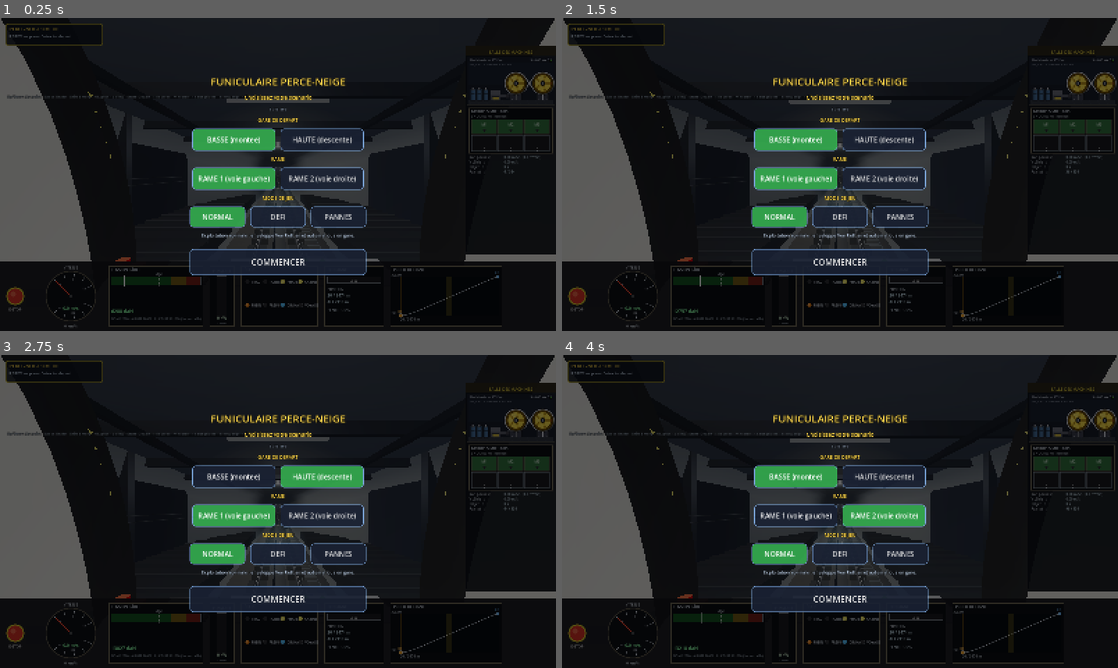
Above: before the commit, frames 1-4 (two rows, left to right).
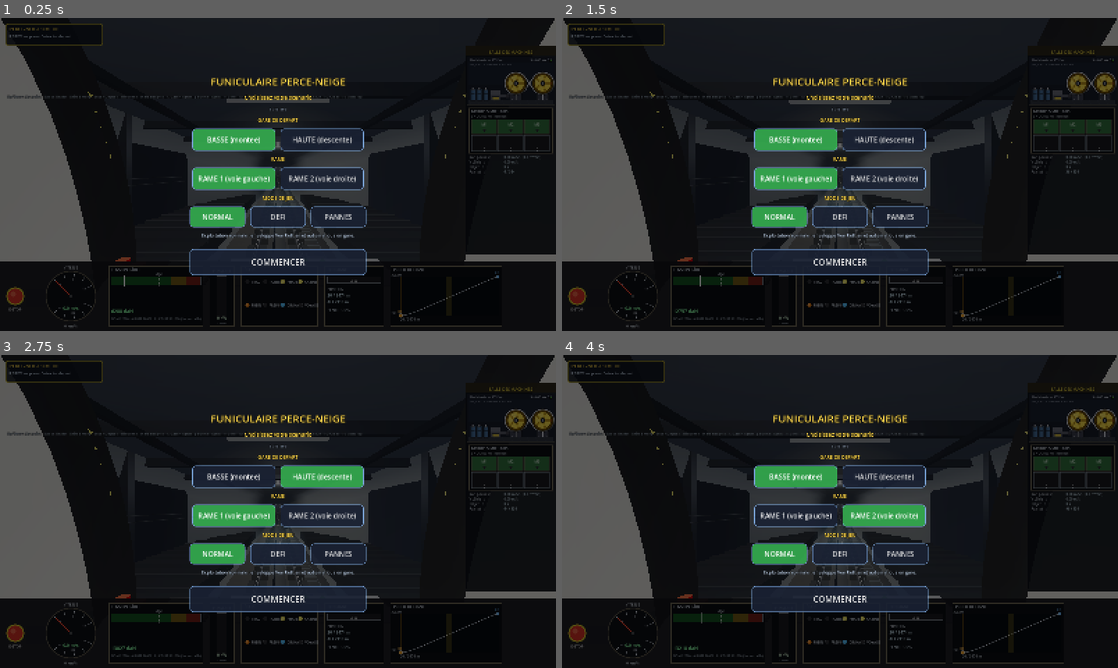
Above: after the commit, the same moments.

Repository: ARP273-ROSE/perce-neige-sim
Game: Godot game, scene res://scenes/main.tscn
Two runs of this game, one before a commit and one after it. Both use one fixed random seed, a clock stepped at 60 frames per second and the inputs below. Sound files missing from this copy of the repository are replaced by a short silence.
Inputs:
- Up to frame 1 (0.25 s): no input
- Up to frame 2 (1.5 s): click "NORMAL" at 0.5 s; click "NORMAL" at 1.25 s
- Up to frame 3 (2.75 s): click "BASSE (montee)" at 2 s
- Up to frame 4 (4 s): click "HAUTE (descente)" at 2.75 s; click "RAME 1 (voie gauche)" at 3.5 s

The runs differ from the first frame. In frame 1, less than 0.1% of the frame differs, in the area x 17-65%, y 24-26%; in frame 2, less than 0.1%; in frame 3, less than 0.1%; in frame 4, less than 0.1%.

Commit message:
v1.15.44 — éclairage du tunnel (J), boutons rangés par thème, séquence auto
- Touche J / boutons ÉCL. TUNNEL (PC) et TUNNEL (PWA) : néons, tubes,
  ambiance et brouillard coupés ; relayé du PC à la vue 3D.
- Pupitre PC en rangées thématiques (sécurité, éclairage, exploitation,
  vues, système) ; ÉCL. CABINE / VUE CABINE ne se confondent plus.
- PWA : blocs conduite / lumières / affichage, bouton CABINE (touche C),
  lumières vertes quand allumées, rangée ancrée à droite.
- Séquence auto : passage en auto après un trajet manuel → demi-tour avant
  l'embarquement (plus de départ fantôme vers la gare d'arrivée) ; test.

Diff:
--- a/godot_project/scripts/hud.gd
+++ b/godot_project/scripts/hud.gd
@@ -94,8 +94,8 @@
 	_help_label = Label.new()
 	_help_label.visible = not DisplayServer.is_touchscreen_available()
 	_help_label.text = _t(
-		"Up/Down Setpoint · Space Brake · Shift Emerg · H Lights · V View · Enter Depart · I Reverse · M Mode · F Fault picker · R New trip · F1 Fault · F2 Clear · F3 Auto-op",
-		"Haut/Bas Consigne · Espace Frein · Shift Urgence · H Phares · V Vue · Entrée Départ · I Inverser · M Mode · F Choisir panne · R Nouveau voyage · F1 Panne · F2 Clear · F3 Auto-exploit"
+		"Up/Down Setpoint · Space Brake · Shift Emerg · Enter Depart · I Reverse · H Headlights · C Cabin lights · J Tunnel lights · V View · M Mode · F Fault picker · R New trip · F1 Fault · F2 Clear · F3 Auto-op",
+		"Haut/Bas Consigne · Espace Frein · Shift Urgence · Entrée Départ · I Inverser · H Phares · C Éclairage cabine · J Éclairage tunnel · V Vue · M Mode · F Choisir panne · R Nouveau voyage · F1 Panne · F2 Clear · F3 Auto-exploit"
 	)
 	_help_label.position = Vector2(20, 218)
 	_help_label.size = Vector2(1560, 22)
--- a/godot_project/scripts/main.gd
+++ b/godot_project/scripts/main.gd
@@ -60,6 +60,14 @@
 var _physics_accum: float = 0.0
 var _paused: bool = false
 var _light_cull_accum: float = 999.0   # force un 1er culling dès la frame 1
+# Éclairage du tunnel (touche J, bouton TUNNEL, ou le sim PC) — demande du
+# 03/10/2026 : « rajoute l'option de couper tous les éclairages du tunnel ».
+var tunnel_lights_on: bool = true
+var _env: Environment = null
+const AMBIENT_ON: float = 0.40
+const AMBIENT_OFF: float = 0.03       # nuit noire : seuls phares et gares éclairent
+const FOG_LIGHT_ON: float = 1.0
+const FOG_LIGHT_OFF: float = 0.05     # le brouillard ne doit pas « éclairer » le fond
 
 # Contrôles
 var speed_cmd_rate: float = 0.4    # variation par seconde du setpoint
@@ -150,6 +158,34 @@
 	print("[PerceNeige3D] Ready.")
 
 
+## Allume ou coupe tout l'éclairage du tunnel (néons et leurs tubes). Pour
+## une vraie nuit, la lumière ambiante et la teinte du brouillard baissent
+## aussi : il ne reste que les phares, l'éclairage des gares, de la salle
+## des machines et de la cabine.
+func set_tunnel_lights(on: bool) -> void:
+	tunnel_lights_on = on
+	if lights != null:
+		lights.set_enabled(on)
+		if on:
+			_light_cull_accum = 999.0      # rallumage dès l'image suivante
+	if _env != null:
+		_env.ambient_light_energy = AMBIENT_ON if on else AMBIENT_OFF
+		_env.fog_light_energy = FOG_LIGHT_ON if on else FOG_LIGHT_OFF
+	print("[Tunnel] éclairage %s" % ["allumé" if on else "coupé"])
+
+
+func toggle_tunnel_lights() -> void:
+	set_tunnel_lights(not tunnel_lights_on)
+
+
+## Éclairage intérieur de la cabine (touche C, bouton CABINE) — comme le PC.
+func toggle_cabin_lights() -> void:
+	if physics == null:
+		return
+	physics.lights_cabin = not physics.lights_cabin
+	print("[Cabine] éclairage %s" % ["allumé" if physics.lights_cabin else "éteint"])
+
+
 # Diagnostic de performance : --masquer=hud,cabin,lights,voie/Nom… cache des
 # groupes pour mesurer ce qu'ils coûtent dans l'export Web réel (banc
 # tests/web_perf.py, Chromium sur GPU).
@@ -473,7 +509,7 @@
 	# --- Ambient : modéré (tunnel doit rester lisible sans être un faisceau aveuglant) ---
 	env.ambient_light_source = Environment.AMBIENT_SOURCE_SKY
 	env.ambient_light_color = Color(0.45, 0.50, 0.60)
-	env.ambient_light_energy = 0.40
+	env.ambient_light_energy = AMBIENT_ON
 	env.ambient_light_sky_contribution = 0.3
 
 	# --- SDFGI (global illumination) -------------------------------------
@@ -522,6 +558,7 @@
 	env.adjustment_contrast = 1.05
 	env.adjustment_saturation = 1.05
 
+	_env = env
 	var we: WorldEnvironment = WorldEnvironment.new()
 	we.name = "WorldEnvironment"
 	we.environment = env
@@ -837,6 +874,10 @@
 			else:
 				print("[R] ignoré — trajet en cours (R sert après une collision "
 					+ "ou une panne catastrophique)")
+		elif event.keycode == KEY_J:
+			toggle_tunnel_lights()
+		elif event.keycode == KEY_C:
+			toggle_cabin_lights()
 		elif event.keycode == KEY_O and cabin != null:
 			# Cycle cabine → extérieure → salle des machines (aussi piloté
 			# par la touche O du sim PC via le state dict "view3d").
--- a/godot_project/scripts/state_receiver.gd
+++ b/godot_project/scripts/state_receiver.gd
@@ -139,6 +139,11 @@
 	physics.lights_head = _b(d, "lights_head", physics.lights_head)
 	physics.lights_cabin = _b(d, "lights_cabin", physics.lights_cabin)
 	physics.emergency = _b(d, "emergency", physics.emergency)
+	# Éclairage du tunnel commandé par le sim PC (touche J)
+	if d.has("tunnel_lights") and main != null and main.has_method("set_tunnel_lights"):
+		var tl: bool = _b(d, "tunnel_lights", true)
+		if tl != bool(main.tunnel_lights_on):
+			main.set_tunnel_lights(tl)
 	# Câble rompu (PC, mode Défi ou panne) : sans ce relais, la 3D
 	# laissait le câble intact, l'autre rame continuer en miroir et la
 	# machinerie suivre la rame qui dévale (retour du 01/10). La position
--- a/godot_project/scripts/touch_controls.gd
+++ b/godot_project/scripts/touch_controls.gd
@@ -26,6 +26,9 @@
 var _b_mode: Button = null           # bascule NORMAL / DEFI / PANNES
 var _b_fault: Button = null
 var _b_restart: Button = null        # NOUVEAU VOYAGE après une catastrophe
+var _b_tunnel: Button = null         # éclairage du tunnel (enfoncé = allumé)
+var _b_lights: Button = null         # phares (enfoncé = allumés)
+var _b_cabin: Button = null          # éclairage cabine (enfoncé = allumé)
 
 # Libellé du bouton MODE selon le mode courant (sans accent : police par
 # défaut des exports mobiles).
@@ -80,6 +83,15 @@
 		_b_mode.text = MODE_LABEL.get(mode, "MODE")
 	if _b_fault != null:
 		_b_fault.text = "PANNES" if mode == "panne" else "PANNE"
+	# reflet des trois éclairages (clavier H / C / J, automate ou sim PC) :
+	# enfoncé = allumé
+	if _b_tunnel != null:
+		_b_tunnel.set_pressed_no_signal(bool(_main.tunnel_lights_on))
+	if _main.physics != null:
+		if _b_lights != null:
+			_b_lights.set_pressed_no_signal(bool(_main.physics.lights_head))
+		if _b_cabin != null:
+			_b_cabin.set_pressed_no_signal(bool(_main.physics.lights_cabin))
 	# Après une panne catastrophique, rame immobilisée : sans clavier il
 	# n'y avait AUCUN moyen de relancer un voyage (retour d'essai iPad
 	# 2026-09-27) — le bouton NOUVEAU VOYAGE apparaît au centre. (Après une
@@ -139,6 +151,14 @@
 	b.button_up.connect(func() -> void: Input.action_release(action))
 
 
+## Espace entre deux blocs de boutons d'une même rangée.
+func _spacer(w: float) -> Control:
+	var c: Control = Control.new()
+	c.custom_minimum_size = Vector2(w, 1)
+	c.mouse_filter = Control.MOUSE_FILTER_IGNORE
+	return c
+
+
 func _build() -> void:
 	var root: Control = Control.new()
 	root.name = "TouchRoot"
@@ -220,10 +240,20 @@
 	# en gare. L'automate détecte la séquence lancée et embraye (cf.
 	# AutoOperator.WAITING_AT_STATION). → volontairement PAS dans _drive_buttons.
 
-	# --- Rangée haut-droite : boutons secondaires -------------------------
+	# --- Rangée haut-droite : boutons secondaires, PAR BLOCS -------------
+	# (demande du 2026-10-03 : « mets tout ce qui se rapporte aux lumières
+	# ensemble, fais un tri des boutons pour que tout soit cohérent ») :
+	#   conduite : INVERSER, AUTO | lumières : PHARES, CABINE, TUNNEL |
+	#   affichage et son : VUE, ANNONCES
+	# Les trois boutons de lumière sont des bascules : enfoncés = allumé.
 	var top: HBoxContainer = HBoxContainer.new()
 	top.set_anchors_preset(Control.PRESET_TOP_RIGHT)
-	top.position = Vector2(-4 - 6 * 112, 10)
+	# ancrée par son bord DROIT et grandissant vers la gauche : la largeur
+	# réelle dépend du texte des boutons (ANNONCES débordait de l'écran)
+	top.grow_horizontal = Control.GROW_DIRECTION_BEGIN
+	top.offset_right = -6.0
+	top.offset_left = -6.0
+	top.offset_top = 10.0
 	top.add_theme_constant_override("separation", 10)
 	root.add_child(top)
 
@@ -237,23 +267,6 @@
 		if _main != null:
 			_main.do_reverse())
 	top.add_child(b_rev)
-
-	var b_lights: Button = _mk_button("PHARES", "Phares avant")
-	b_lights.custom_minimum_size = Vector2(102, 56)
-	_bind_tap(b_lights, "toggle_headlights")
-	top.add_child(b_lights)
-
-	var b_view: Button = _mk_button("VUE", "Vue cabine → extérieure → salle des machines")
-	b_view.custom_minimum_size = Vector2(102, 56)
-	_bind_tap(b_view, "toggle_view")
-	top.add_child(b_view)
-
-	# ANNONCES : ouvre/ferme le menu des annonces audio à diffuser à la
-	# demande (appel direct du système d'annonces, pas de synthèse clavier).
-	var b_ann: Button = _mk_button("ANNONCES", "Diffuser une annonce audio")
-	b_ann.custom_minimum_size = Vector2(120, 56)
-	b_ann.pressed.connect(_toggle_announce_menu)
-	top.add_child(b_ann)
 
 	# AUTO : appel DIRECT du jeu (pas de synthèse clavier — plus fiable
 	# sur web) ; vrai bouton à bascule, vert quand l'exploitation
@@ -267,6 +280,45 @@
 		if _main != null and _main.auto_operator != null:
 			_main.auto_operator.toggle())
 	top.add_child(_b_auto)
+
+	top.add_child(_spacer(14))
+
+	_b_lights = _mk_button("PHARES", "Phares avant (touche H) — enfoncé = allumés")
+	_b_lights.custom_minimum_size = Vector2(102, 56)
+	_b_lights.toggle_mode = true
+	_bind_tap(_b_lights, "toggle_headlights")
+	top.add_child(_b_lights)
+
+	_b_cabin = _mk_button("CABINE", "Éclairage de la cabine (touche C) — enfoncé = allumé")
+	_b_cabin.custom_minimum_size = Vector2(102, 56)
+	_b_cabin.toggle_mode = true
+	_b_cabin.pressed.connect(func() -> void:
+		if _main != null:
+			_main.toggle_cabin_lights())
+	top.add_child(_b_cabin)
+
+	# TUNNEL : coupe / rallume tout l'éclairage du tunnel (touche J)
+	_b_tunnel = _mk_button("TUNNEL", "Éclairage du tunnel (touche J) — enfoncé = allumé")
+	_b_tunnel.custom_minimum_size = Vector2(102, 56)
+	_b_tunnel.toggle_mode = true
+	_b_tunnel.pressed.connect(func() -> void:
+		if _main != null:
+			_main.toggle_tunnel_lights())
+	top.add_child(_b_tunnel)
+
+	top.add_child(_spacer(14))
+
+	var b_view: Button = _mk_button("VUE", "Vue cabine → extérieure → salle des machines")
+	b_view.custom_minimum_size = Vector2(102, 56)
+	_bind_tap(b_view, "toggle_view")
+	top.add_child(b_view)
+
+	# ANNONCES : ouvre/ferme le menu des annonces audio à diffuser à la
+	# demande (appel direct du système d'annonces, pas de synthèse clavier).
+	var b_ann: Button = _mk_button("ANNONCES", "Diffuser une annonce audio")
+	b_ann.custom_minimum_size = Vector2(120, 56)
+	b_ann.pressed.connect(_toggle_announce_menu)
+	top.add_child(b_ann)
 
 	# PANNE : isolé en HAUT-GAUCHE, loin d'AUTO — un doigt qui ratait
 	# AUTO déclenchait une panne (dont l'annonce « évacuation », retour
--- a/godot_project/scripts/tunnel_lights.gd
+++ b/godot_project/scripts/tunnel_lights.gd
@@ -27,6 +27,10 @@
 
 var tunnel: TunnelBuilder = null
 var _lights: Array = []   # paires [OmniLight3D, s_m] pour le culling
+# Interrupteur général (demande du 03/10/2026 : « l'option de couper tous
+# les éclairages du tunnel ») : éteint les sources ET le tube émissif.
+var enabled: bool = true
+var _neon_mat_on: StandardMaterial3D = null
 
 
 func _ready() -> void:
@@ -53,6 +57,7 @@
 	neon_mat.emission = neon_color
 	neon_mat.emission_energy_multiplier = 4.0
 	neon_mat.shading_mode = BaseMaterial3D.SHADING_MODE_UNSHADED
+	_neon_mat_on = neon_mat
 
 	# Tube ÉTEINT : un néon sur deux — retour d'exploitation 2026-07 : le
 	# tunnel est éclairé uniformément TOUT DU LONG (pas de zones sombres),
@@ -106,9 +111,23 @@
 		var ls: float = entry[1]
 		var d: float = minf(absf(ls - s_cabin), absf(ls - s_ghost))
 		var k: float = clampf((cull - d) / LIGHT_FADE_M, 0.0, 1.0)
-		light.visible = k > 0.01
+		light.visible = enabled and k > 0.01
 		if light.visible:
 			light.light_energy = light_energy * k
+
+
+## Allume ou coupe tout l'éclairage du tunnel : sources lumineuses ET
+## tubes (le matériau émissif est partagé par tous les tubes allumés).
+func set_enabled(on: bool) -> void:
+	enabled = on
+	if _neon_mat_on != null:
+		_neon_mat_on.emission_enabled = on
+		_neon_mat_on.shading_mode = BaseMaterial3D.SHADING_MODE_UNSHADED if on \
+			else BaseMaterial3D.SHADING_MODE_PER_PIXEL
+		_neon_mat_on.albedo_color = Color(0.9, 0.95, 1.0) if on else Color(0.45, 0.47, 0.50)
+	if not on:
+		for entry in _lights:
+			(entry[0] as OmniLight3D).visible = false
 
 
 func _add_neon(s: float, mesh: BoxMesh, neon_mat: StandardMaterial3D,
Not shown, changed: CHANGELOG.md
Not shown, changed: VERSION
Not shown, changed: godot_bridge.py
Not shown, changed: perce_neige_sim.py
Not shown, changed: tests/test_exploitation_auto.py
